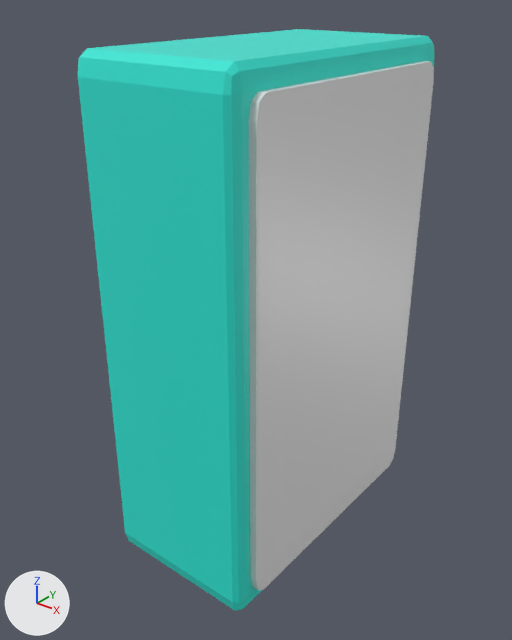
A saved change to the FBX model custom_fridge.fbx.
Both versions are drawn from a camera (50 mm lens) standing at (1.58, -2.08, 1.2) and looking at (-0.03, -0.06, -0.05). The lights are fixed; the arrows at lower left show +X, +Y and +Z. Where no turn or scale is listed for an object, it has been applied to the vertices.

The older version as bpy lines, for what is in view:
```python
mat_fridge_glass = principled_material('fridge_glass')
mat_fridge_glass.base_color = (0.8, 0.8, 0.8)  # white #e7e7e7
mat_fridge_glass.roughness = 0.4
me_cube_003 = bpy.data.meshes.new('Cube.003')
me_cube_003.from_pydata(...)  # 236 vertices, 229 faces; spans x -1.0..1.0, y -1.0..1.0, z -1.0..1.0
me_cube_003.materials.append(mat_fridge2)  # cyan #2ae7d5
me_cube_008 = bpy.data.meshes.new('Cube.008')
me_cube_008.from_pydata(...)  # 184 vertices, 182 faces; spans x -1.0..1.0, y -1.0..1.0, z -1.0..1.0
me_cube_008.materials.append(mat_fridge_glass)  # white #e7e7e7
ob_door = bpy.data.objects.new('door', me_cube_008)
ob_door.parent = ob_fridge
ob_door.location = (1.03, 0.0, 0.0)
ob_door.rotation_euler = (-3.142, 0.0, 0.0)  # degrees (-180, 0, 0)
ob_door.scale = (-0.0603, -0.876, -0.918)
ob_fridge = bpy.data.objects.new('fridge', me_cube_003)
ob_fridge.location = (0.0, 0.0, 0.0)
ob_fridge.scale = (0.324, 0.612, 1.0)
```
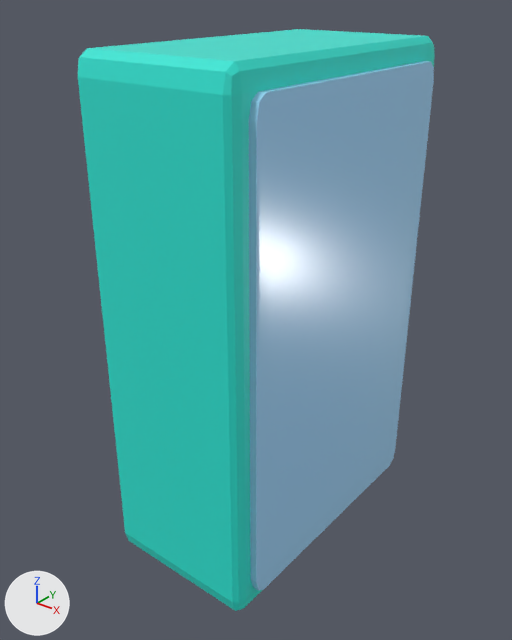
Commit message: changed material on custom_fridge

Changed parts and their boxes [x1, y1, x2, y2] in the pictures (512 x 640 px):
'door', recoloured, surface changed (white to blue): [249, 61, 434, 590] in both

The change, as a list of edits to the scene's bpy script:
```text
Change mat_fridge_glass:
    mat_fridge_glass.base_color: (0.8, 0.8, 0.8) -> (0.372, 0.702, 1.0)  # white #e7e7e7 -> blue #a4daff
    mat_fridge_glass.roughness: 0.4 -> 0.219
```
